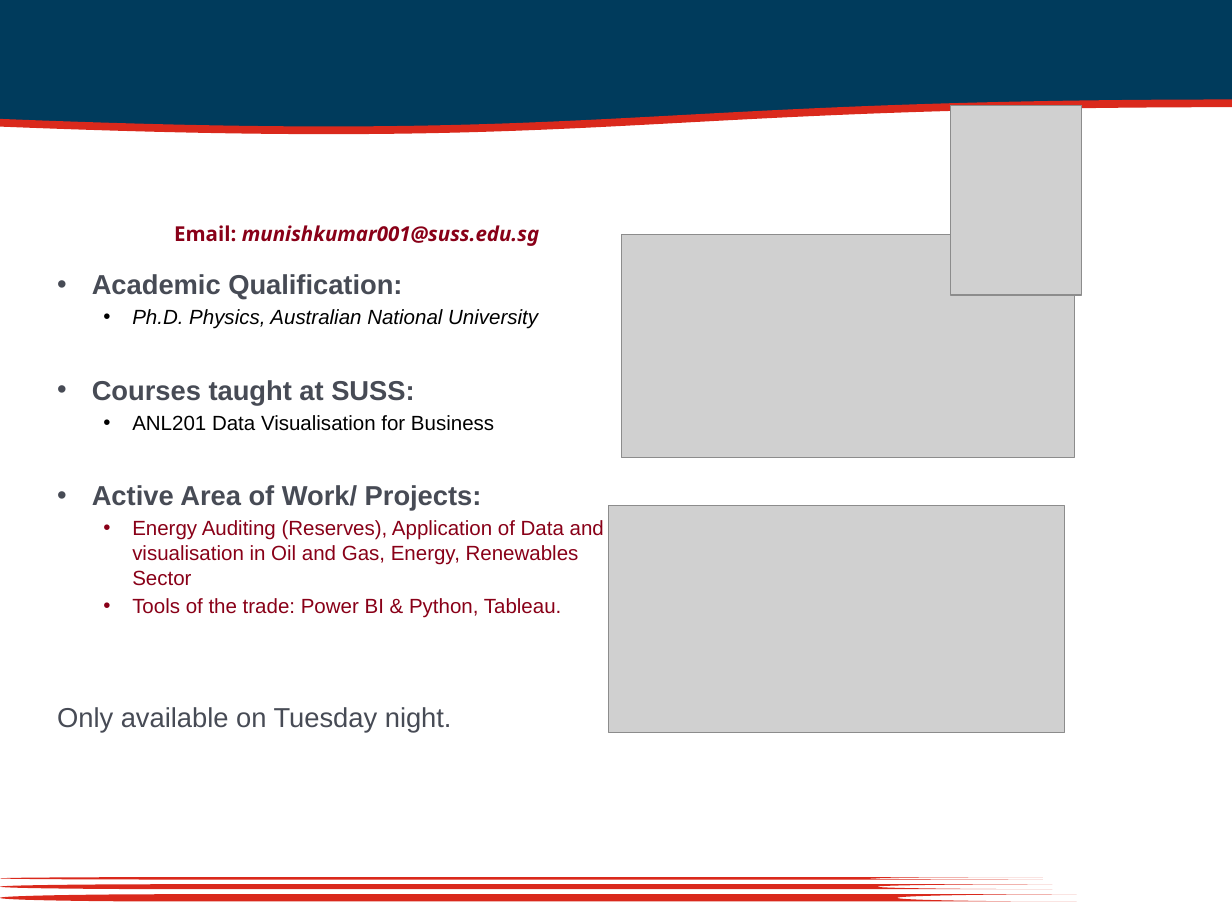
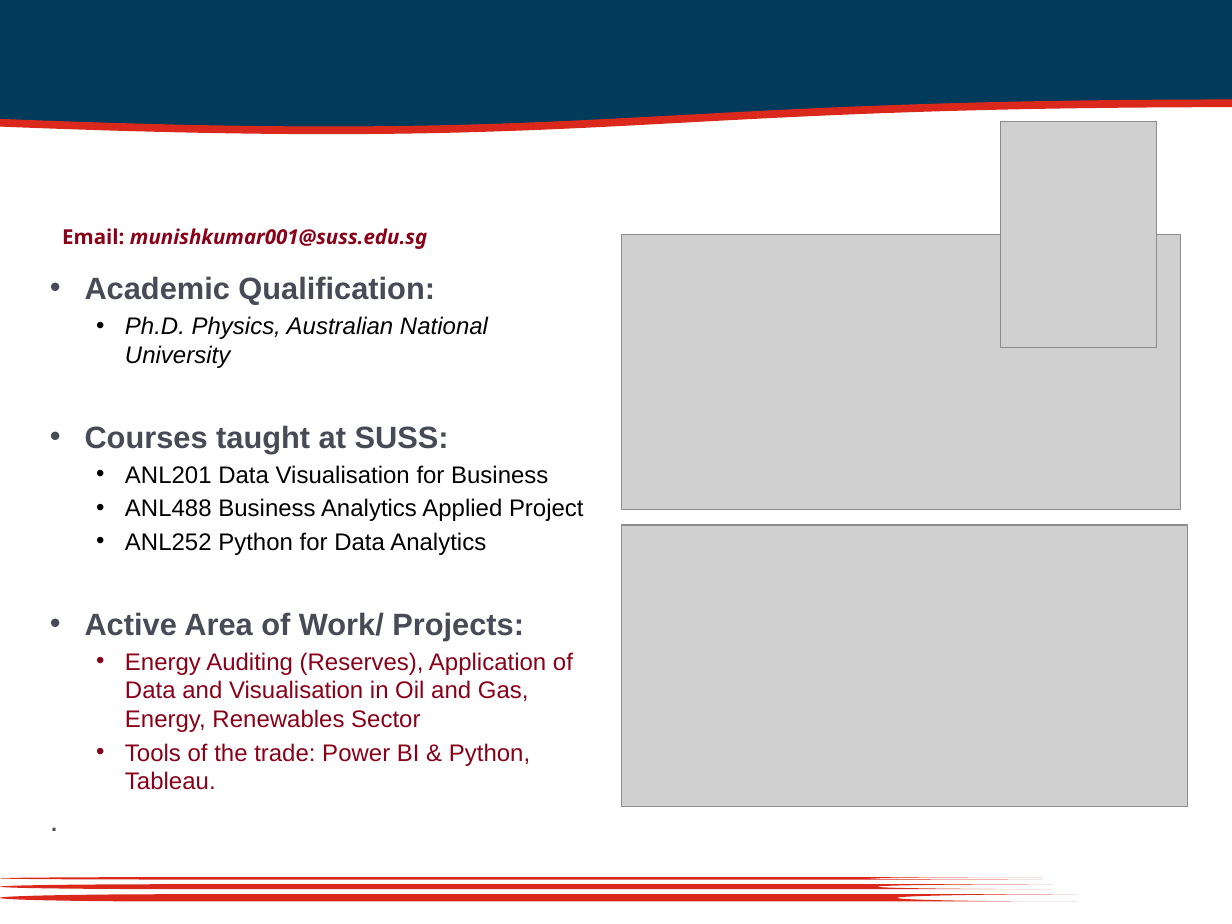
Before and after one commit to munishkumar-gh/munishkumar-gh.github.io, a slide deck: slide 5 of SuSS/ANL252_Python_4_Biz/3_Lecturer/Lecture_1/ANL252_SU1_Jul2021 (MK_edits).pptx. Drawn at 1232x924 pixels with LibreOffice and Linux fonts; fonts in the diff are those of the drawing; grey boxes stand for pictures; background and template pictures are left out. Boxes give left, top, right and bottom in pixels: in the first picture for what was removed or moved away, otherwise in the second. Text is boxed around its words. In the diff, an @@ line names an element or a change of style, - is before the commit and + after.

```diff
--- a/SuSS/ANL252_Python_4_Biz/3_Lecturer/Lecture_1/ANL252_SU1_Jul2021 (MK_edits).pptx
+++ b/SuSS/ANL252_Python_4_Biz/3_Lecturer/Lecture_1/ANL252_SU1_Jul2021 (MK_edits).pptx
@@ picture: place and size @@
-picture at <box>951,106,1082,296</box>
+picture at <box>1000,122,1157,347</box>
@@ text "Email: munishkumar001@suss.edu.sg": place and size @@
-text "Email: munishkumar001@suss.edu.sg" at <box>174,225,539,246</box>
+text "Email: munishkumar001@suss.edu.sg" at <box>62,228,427,249</box>
@@ picture: place and size @@
-picture at <box>621,234,1074,457</box>
+picture at <box>621,234,1180,509</box>
@@ text "Academic Qualification:": place and size @@
-text "Academic Qualification:" at <box>57,274,604,733</box>
+text "Academic Qualification:" at <box>85,276,584,790</box>
@@ text at <box>85,276,548,790</box>: size 16 to 18 pt in "Academic Qualification:", "Courses taught at SUSS:", "Active Area of Work/ Projects:"; size 12 to 14 pt in "Ph.D. Physics, Australian National University", "ANL201 Data Visualisation for Business", "Tools of the trade: Power BI & ..." @@
@@ text at <box>125,498,584,555</box>: paragraphs added @@
+  • ANL488 Business Analytics Applied Project
+  • ANL252 Python for Data Analytics
@@ picture: place and size @@
-picture at <box>609,505,1064,732</box>
+picture at <box>621,525,1186,807</box>
@@ text at <box>125,652,573,732</box>: text changed; size 12 to 14 pt @@
-  • Energy Auditing (Reserves), Application of Data and visualisation in Oil and Gas, Energy, Renewables Sector
+  • Energy Auditing (Reserves), Application of Data and Visualisation in Oil and Gas, Energy, Renewables Sector
@@ text at <box>57,707,452,733</box>: text changed; size 16 to 18 pt @@
-Only available on Tuesday night.
+.
```
Also in this commit, not shown: 22 other files.
